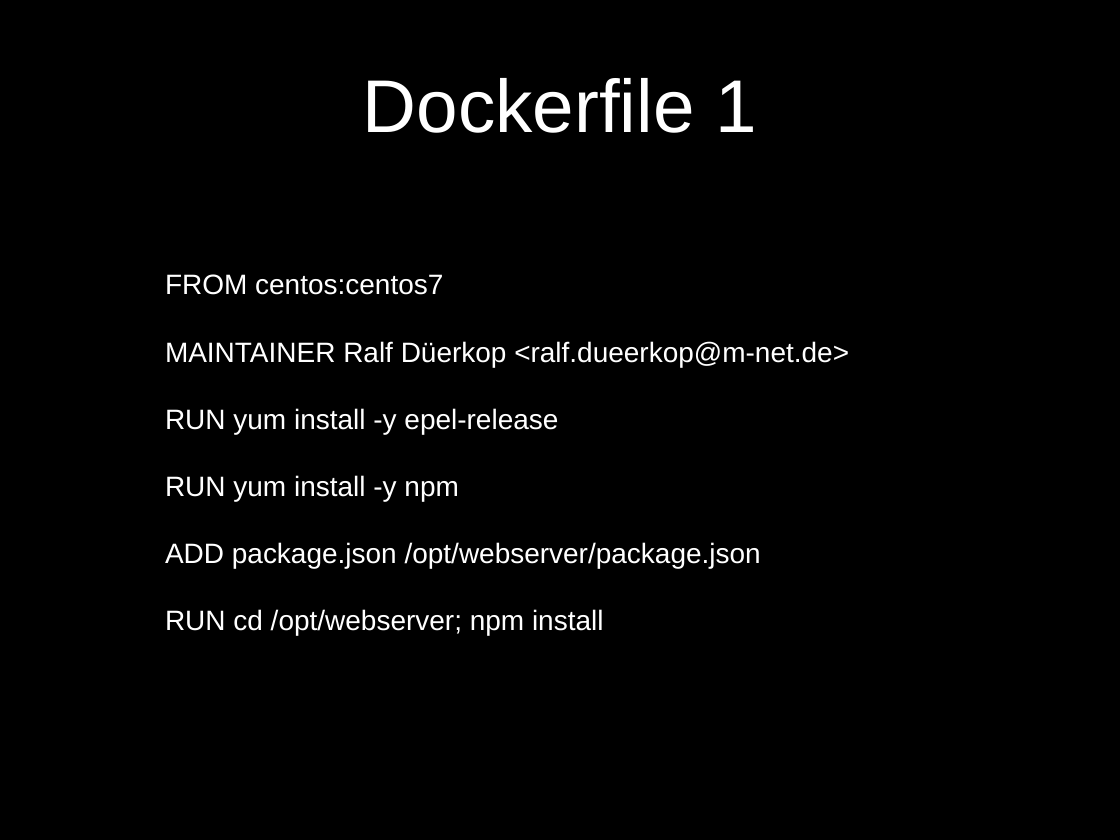
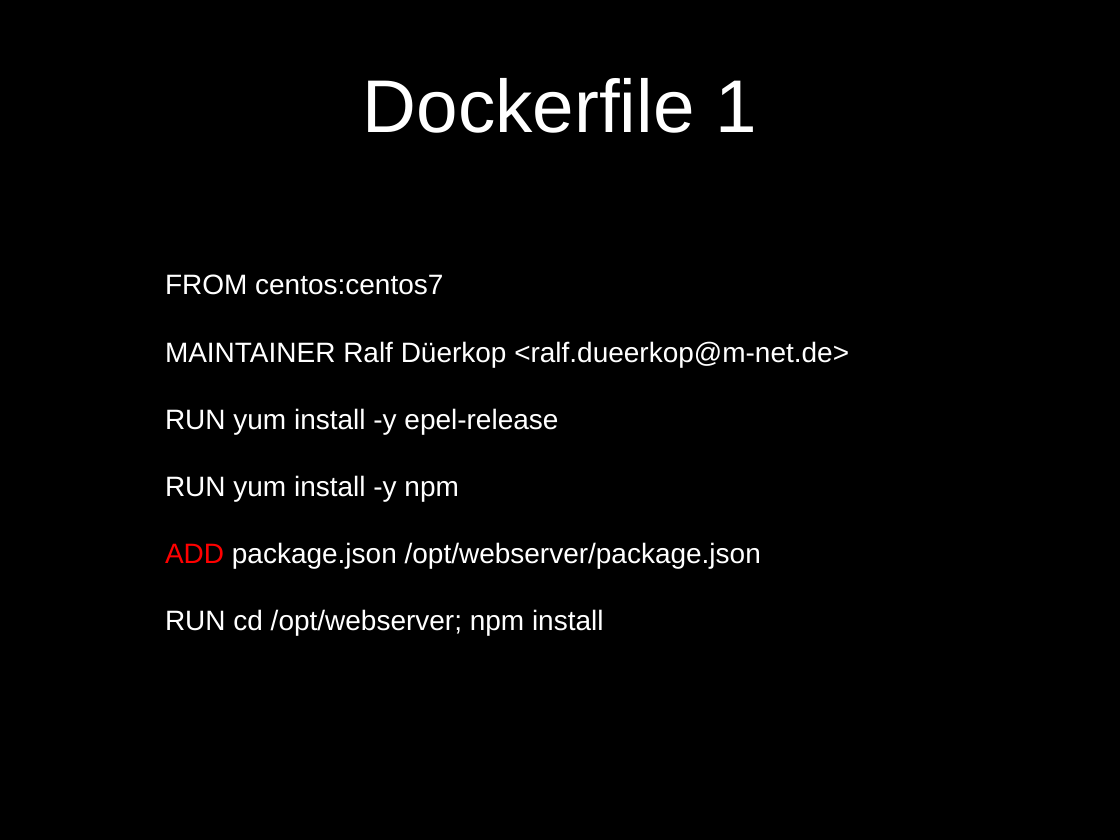
Before and after one commit to ra1f/docker-intro, a slide deck: slide 16 of DockerIntro.pptx. Drawn at 1120x840 pixels with LibreOffice and Linux fonts; fonts in the diff are those of the drawing; background and template pictures are left out. Boxes give left, top, right and bottom in pixels: in the first picture for what was removed or moved away, otherwise in the second. Text is boxed around its words. In the diff, an @@ line names an element or a change of style, - is before the commit and + after.

```diff
--- a/DockerIntro.pptx
+++ b/DockerIntro.pptx
@@ text at (165,542,761,568): text colour #FFFFFF to #FF0000 in "ADD" @@
```
Also in this commit, not shown: 3 other slides changed, 3 slides added, 2 slides removed.
